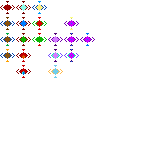
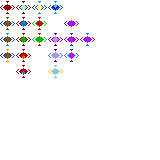
The second (160, 160) image is a revision of the first. Changes to its layers:
added group "WaterWalk" with 3 layers in group "Alteration" over (x1=48, y1=1, x2=63, y2=14)
added layer "Layer 3" (18th of 20, in "Alteration" › "WaterWalk") in group "WaterWalk" over (x1=54, y1=1, x2=57, y2=14)
added layer "Layer 2" (18th of 20, in "Alteration" › "WaterWalk") in group "WaterWalk" over (x1=52, y1=4, x2=59, y2=11)
added layer "Layer 1" (18th of 20, in "Alteration" › "WaterWalk") in group "WaterWalk" over (x1=48, y1=5, x2=63, y2=10)
